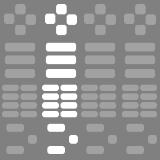
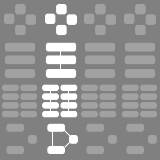
Layers edited between the first and the second 160 × 160 image:
added layer "Layer #1" (24%) above "Layer" over [64, 130, 70, 148]
added layer "Layer" above "Pasted Layer #3" over [50, 51, 70, 148]
